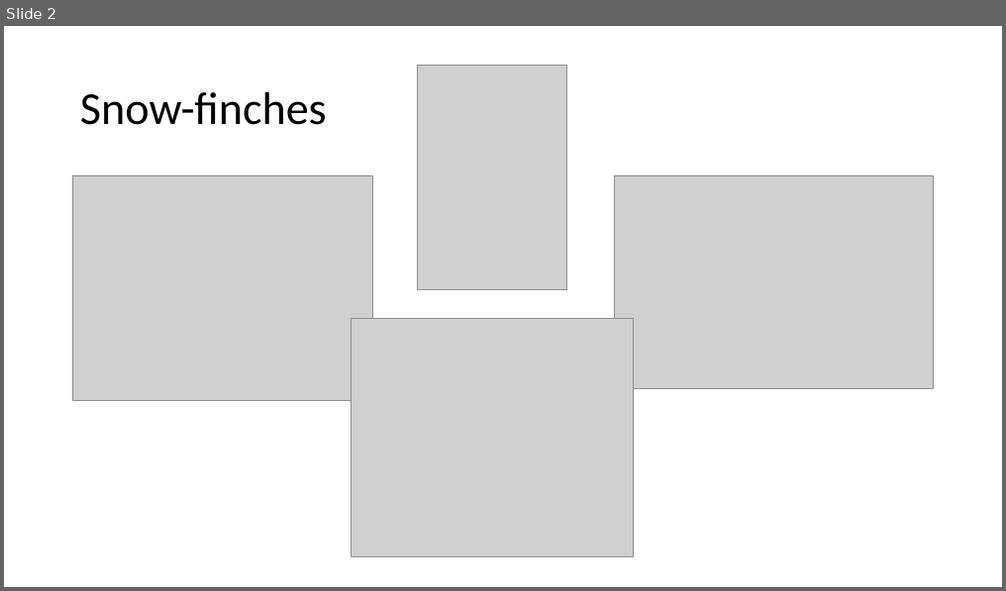
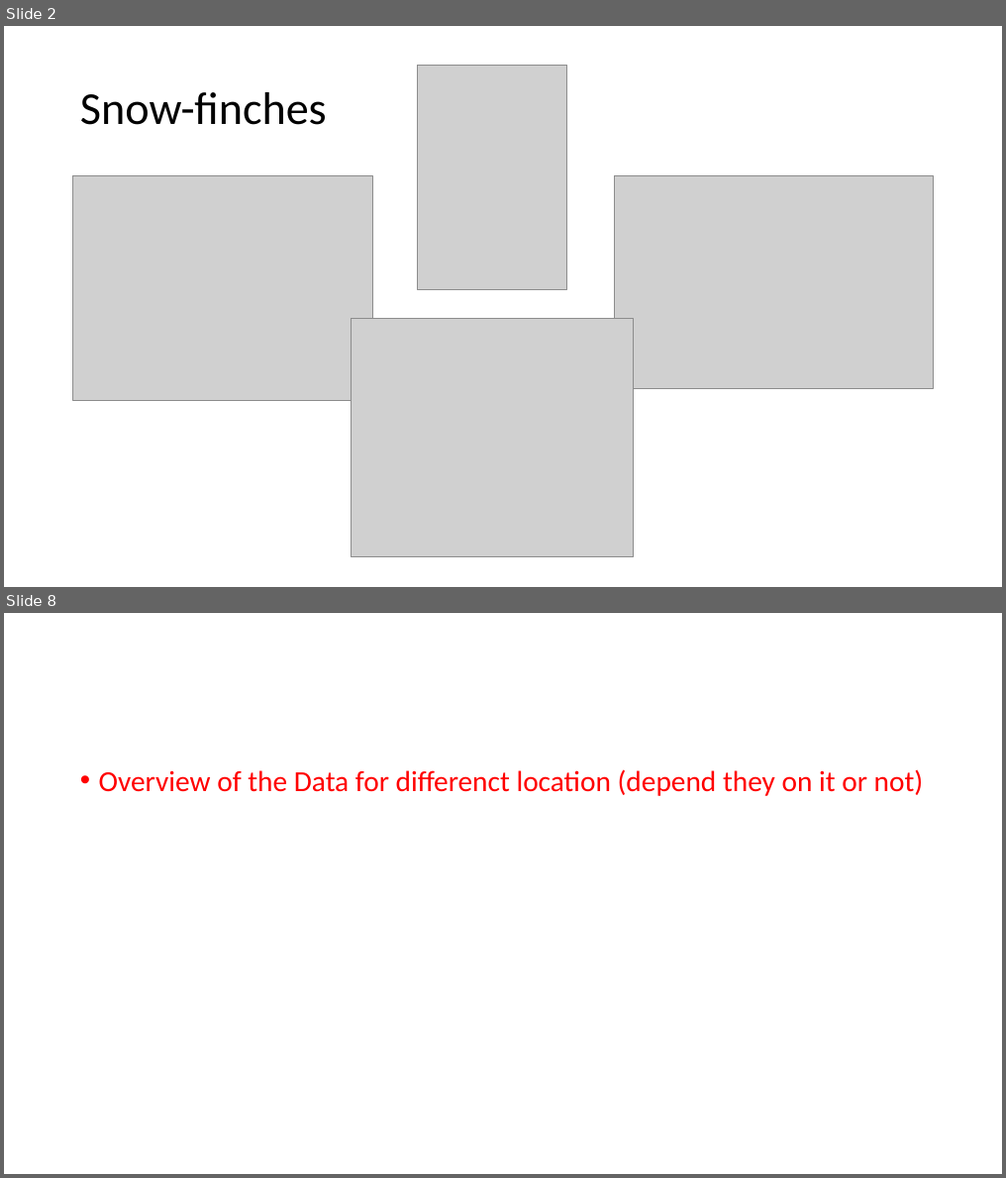
Before and after one commit to AlderCoder/Snow-finches, a slide deck: initial presentation.pptx. Shown one above the other, each under a label of ours: slide 2 before the commit, slides 2 and 8 after it; the slides between them are not shown. The pictures are 1006x591 and 1006x1178 pixels, drawn with LibreOffice and Linux fonts; fonts in the diff are those of the drawing; grey boxes stand for pictures. Boxes give left, top, right and bottom in pixels: in the first picture for what was removed or moved away, otherwise in the second. Text is boxed around its words. In the diff, an @@ line names an element or a change of style, - is before the commit and + after.

```diff
--- a/initial presentation.pptx
+++ b/initial presentation.pptx
@@ slide 8 added at [4,613,1002,1174], background #FFFFFF @@
@@ text added at [99,769,924,796], 28 pt, text #FF0000 @@
+• Overview of the Data for differenct location (depend they on it or not)
```
Also in this commit, not shown: 5 slides changed, 4 other slides added, 1 other file.
